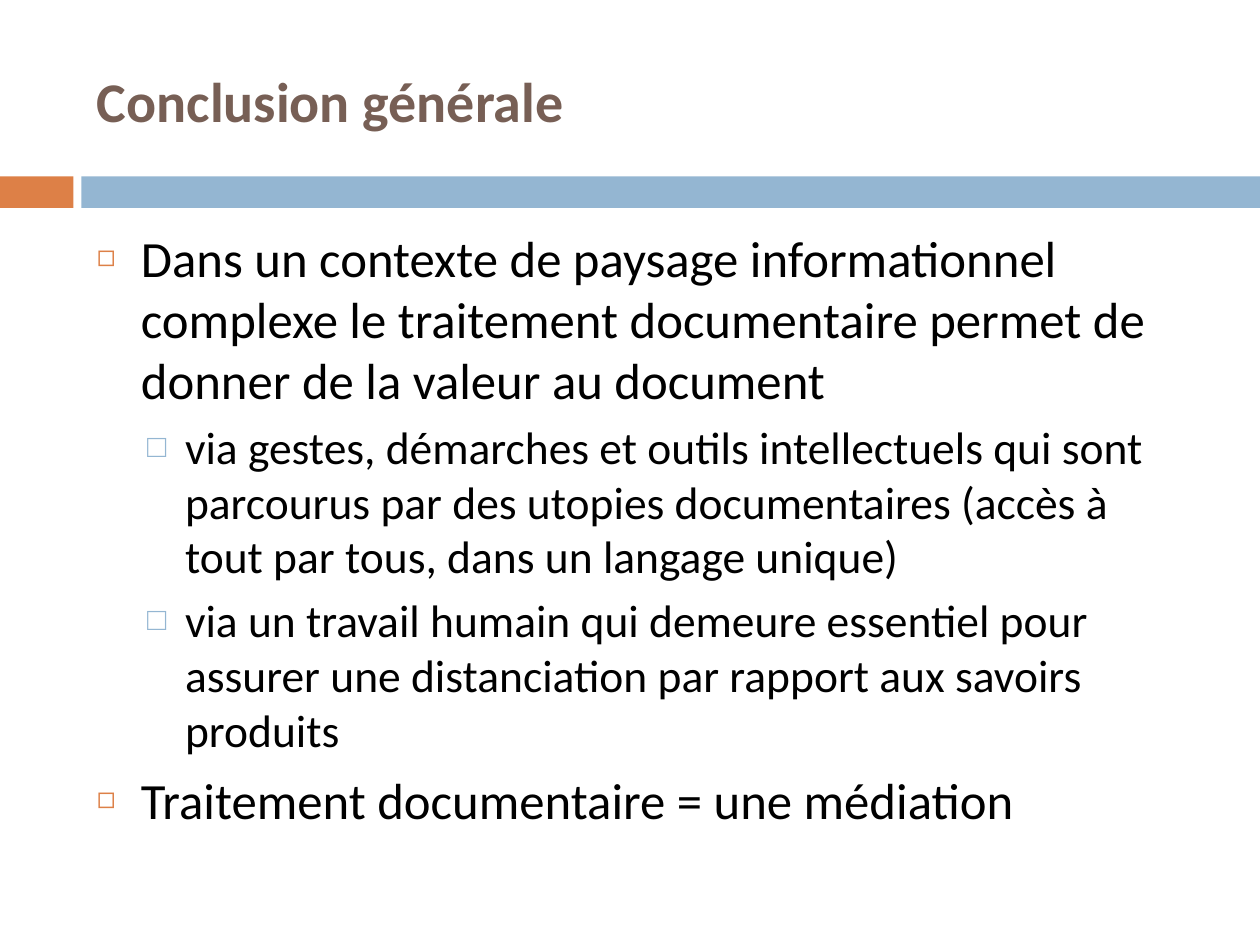
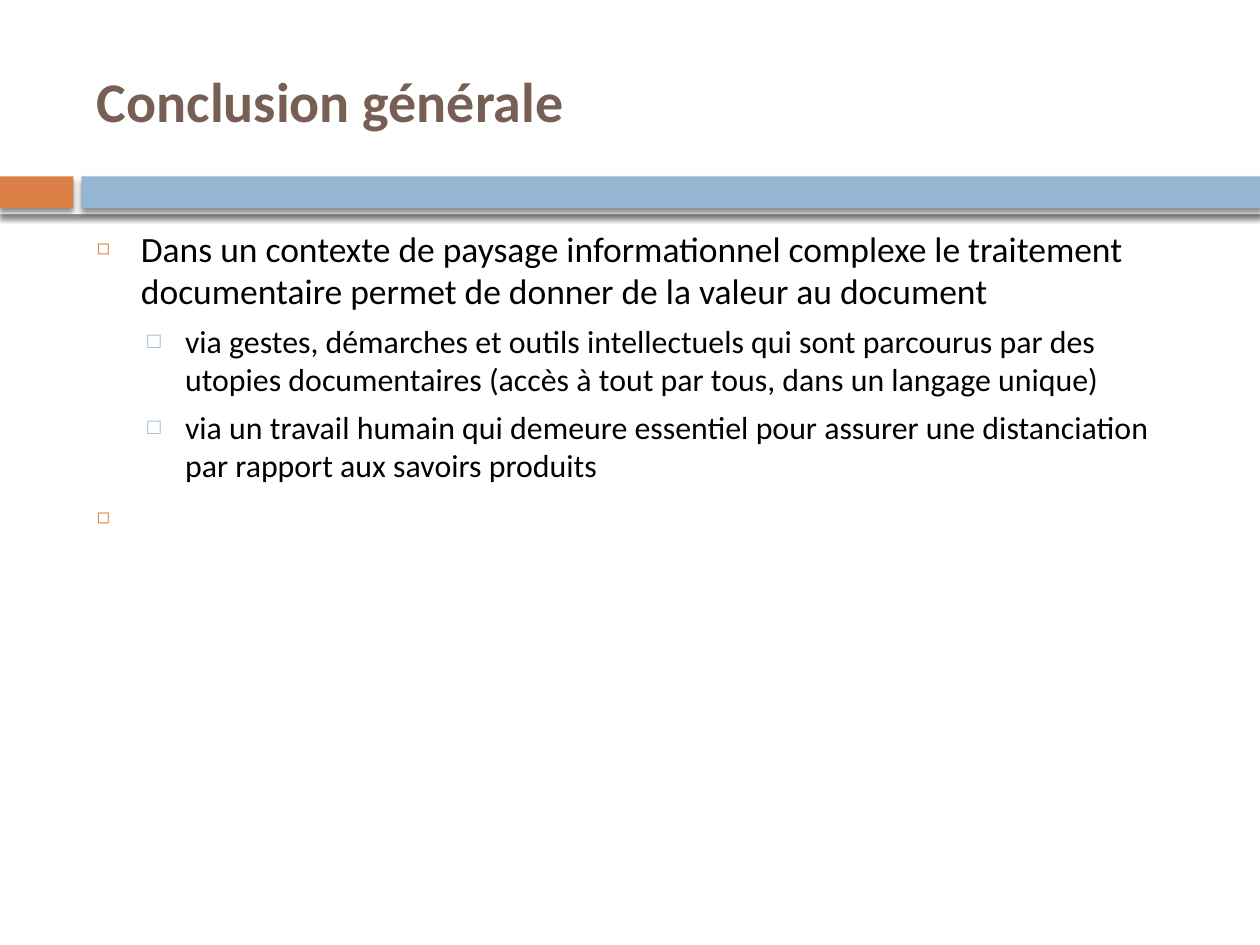
Before and after one commit to martyyann01/td_lyon3, a slide deck: slide 73 of Trait_Doc/Cours/Support_Cours.pptx. Drawn at 1260x945 pixels with LibreOffice and Linux fonts; fonts in the diff are those of the drawing. Boxes give left, top, right and bottom in pixels: in the first picture for what was removed or moved away, otherwise in the second. Text is boxed around its words. In the diff, an @@ line names an element or a change of style, - is before the commit and + after.

Commit message:
correction thesaurus & trait doc folder + anglais compr TD 211125

```diff
--- a/Trait_Doc/Cours/Support_Cours.pptx
+++ b/Trait_Doc/Cours/Support_Cours.pptx
@@ rectangle at [0,176,73,208]: shadow on @@
@@ rectangle added at [0,170,1260,214], fill #FFFFFF @@
@@ rectangle at [82,176,1260,208]: shadow on @@
@@ text "Dans un contexte de paysage ..." at [141,237,1148,482]: size 29 to 20.3 pt in "Dans un contexte de paysage informationnel complexe ..."; size 26 to 18.2 pt in "via gestes, démarches et outils intellectuels qui ...", "via un travail humain qui demeure essentiel ..." @@
@@ text at [141,783,1014,820]: paragraph removed @@
-◻ Traitement documentaire = une médiation
```
Also in this commit, not shown: 72 other slides changed, 19 other files.
